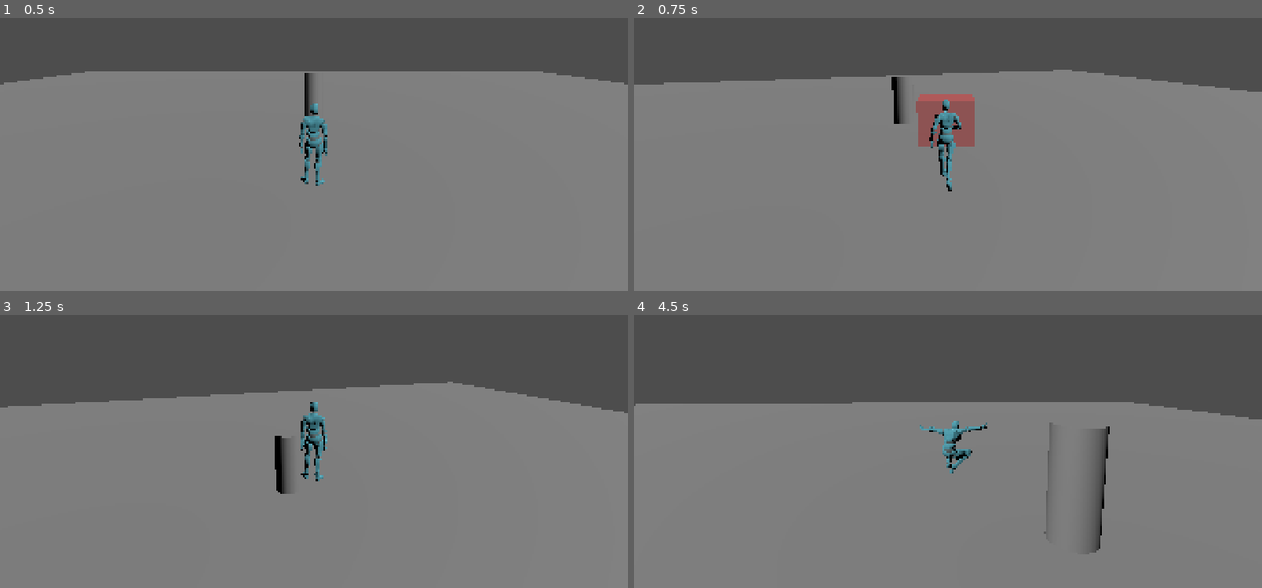
Above: before the commit, frames 1-4 (two rows, left to right).
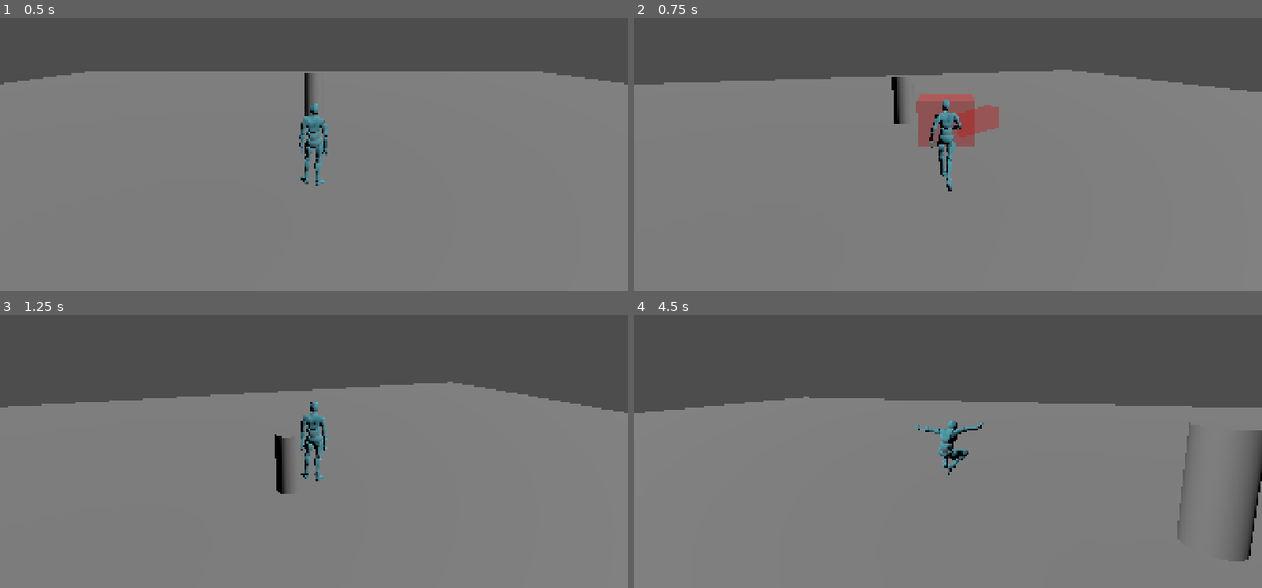
Above: after the commit, the same moments.

Repository: shroomiemies/GodscarCombatLab
Game: Godot game, scene res://scenes/tests/TestArena_Main.tscn
Same seed, same stepped clock (60 frames per second), same inputs: the game is played once before the commit and once after it.
Inputs (mouse positions are in pixels of both pictures, inside the frame that each line leads up to):
- Up to frame 1 (0.5 s): no input
- Up to frame 2 (0.75 s): tap Enter at 0.5 s; move the mouse to (979, 113) at 0.52 s; press the mouse at (979, 113) at 0.53 s; hold W (move_forward) from 0.53 s (still down)
- Up to frame 3 (1.25 s): keep holding W (move_forward); tap Space (jump) at 0.77 s
- Up to frame 4 (4.5 s): keep holding W (move_forward); move the mouse to (916, 413) at 1.27 s; release the mouse at (916, 413) at 1.28 s; tap Tab (lock_on) at 1.35 s; tap Space (jump) at 1.52, 3.02, 3.77 s; move the mouse to (960, 405) at 2.02 s; hold Shift (sprint) 2.03-2.78 s; move the mouse to (941, 416) at 2.77 s; click (941, 416) at 2.85 s; move the mouse to (991, 416) at 3.52 s; hold Tab (lock_on) 3.53-4.28 s; move the mouse to (897, 407) at 4.27 s; tap Shift (sprint) at 4.35 s

Frame 1 is identical in both runs. In frame 2, 0.6% of the frame differs, in the area x 51-59%, y 31-44%; in frame 3, less than 0.1%; in frame 4, 4.0%, in the area x 0-100%, y 29-91%.

Commit message:
Add swept weapon trace debug visualization

Diff:
--- a/combat/attacks/sword/sword_basic_01.tres
+++ b/combat/attacks/sword/sword_basic_01.tres
@@ -3,13 +3,18 @@
 [ext_resource type="Script" uid="uid://c42vo4ptgbva7" path="res://scripts/combat/data/AttackData.gd" id="1_dcgc0"]
 [ext_resource type="Script" uid="uid://2capoepq10aa" path="res://scripts/combat/data/HitVolumeData.gd" id="1_e3ngp"]
 [ext_resource type="Resource" uid="uid://c34mx8o0eon3d" path="res://combat/hit_volumes/sword/sword_basic_01_box.tres" id="2_ru8kh"]
+[ext_resource type="Script" uid="uid://d18uxhhjg74nc" path="res://scripts/combat/data/WeaponTraceData.gd" id="4_y6mbx"]
+[ext_resource type="Resource" uid="uid://prp5642h544" path="res://combat/weapon_traces/sword/sword_basic_01_trace.tres" id="5_0dy61"]
 
 [resource]
 script = ExtResource("1_dcgc0")
 attack_id = &"sword_basic_01"
+active_duration = 0.5
+recovery_duration = 0.3
 movement_lock_strength = 0.8
 local_displacement = Vector3(-0.8, 0, -0.1)
 displacement_start_time = 0.18
 displacement_end_time = 0.5
 hit_volumes = Array[ExtResource("1_e3ngp")]([ExtResource("2_ru8kh")])
+weapon_traces = Array[ExtResource("4_y6mbx")]([ExtResource("5_0dy61")])
 metadata/_custom_type_script = "uid://c42vo4ptgbva7"
--- /dev/null
+++ b/combat/weapon_traces/sword/sword_basic_01_trace.tres
@@ -0,0 +1,7 @@
+[gd_resource type="Resource" script_class="WeaponTraceData" format=3 uid="uid://prp5642h544"]
+
+[ext_resource type="Script" uid="uid://d18uxhhjg74nc" path="res://scripts/combat/data/WeaponTraceData.gd" id="1_x6spg"]
+
+[resource]
+script = ExtResource("1_x6spg")
+metadata/_custom_type_script = "uid://d18uxhhjg74nc"
--- a/scripts/combat/CombatController.gd
+++ b/scripts/combat/CombatController.gd
@@ -51,6 +51,9 @@
 	current_attack = attack_data
 	attack_time = 0.0
 	combat_state = CombatState.STARTUP
+
+	if hitbox_emitter != null:
+		hitbox_emitter.begin_attack_trace()
 
 	print("Attack started: ", current_attack.attack_id)
 	attack_started.emit(current_attack)
@@ -166,7 +169,7 @@
 	if hitbox_emitter == null:
 		return
 
-	hitbox_emitter.show_hit_volumes(current_attack, attack_time)
+	hitbox_emitter.show_attack_debug(current_attack, attack_time)
 
 func _clear_hitboxes() -> void:
 	if hitbox_emitter == null:
--- a/scripts/combat/data/AttackData.gd
+++ b/scripts/combat/data/AttackData.gd
@@ -24,3 +24,6 @@
 
 @export_group("Hit Volumes")
 @export var hit_volumes: Array[HitVolumeData] = []
+
+@export_group("Weapon Traces")
+@export var weapon_traces: Array[WeaponTraceData] = []
--- /dev/null
+++ b/scripts/combat/data/WeaponTraceData.gd
@@ -0,0 +1,25 @@
+class_name WeaponTraceData
+extends Resource
+
+@export_group("Timing")
+@export var start_time: float = 0.18
+@export var end_time: float = 0.36
+@export_range(1, 16, 1) var sample_count: int = 6
+
+@export_group("Arc Shape")
+@export var inner_radius: float = 0.35
+@export var outer_radius: float = 1.35
+@export var height: float = 1.1
+@export var vertical_thickness: float = 0.45
+
+@export_group("Arc Angles")
+@export var start_angle_degrees: float = 55.0
+@export var end_angle_degrees: float = -55.0
+
+@export_group("Local Transform")
+@export var local_position: Vector3 = Vector3.ZERO
+@export var local_rotation_degrees: Vector3 = Vector3.ZERO
+
+@export_group("Debug")
+@export var debug_visible: bool = true
+@export var debug_linger_time: float = 0.15
--- a/scripts/hit_detection/HitboxEmitter.gd
+++ b/scripts/hit_detection/HitboxEmitter.gd
@@ -2,8 +2,23 @@
 extends Node3D
 
 @export var debug_material: Material
+@export var linger_debug_material: Material
 
 var active_debug_meshes: Array[Node3D] = []
+var lingering_debug_meshes: Array[Node3D] = []
+
+var previous_attack_time: float = 0.0
+var previous_global_transform: Transform3D
+var has_previous_trace_sample: bool = false
+
+func _ready() -> void:
+	previous_global_transform = global_transform
+
+func begin_attack_trace() -> void:
+	clear_debug_hitboxes()
+	previous_attack_time = 0.0
+	previous_global_transform = global_transform
+	has_previous_trace_sample = false
 
 func clear_debug_hitboxes() -> void:
 	for mesh in active_debug_meshes:
@@ -12,12 +27,30 @@
 
 	active_debug_meshes.clear()
 
-func show_hit_volumes(attack_data: AttackData, attack_time: float) -> void:
+func clear_all_debug_hitboxes() -> void:
 	clear_debug_hitboxes()
 
+	for mesh in lingering_debug_meshes:
+		if is_instance_valid(mesh):
+			mesh.queue_free()
+
+	lingering_debug_meshes.clear()
+
+func show_attack_debug(attack_data: AttackData, attack_time: float) -> void:
+	clear_debug_hitboxes()
+
 	if attack_data == null:
-		return
-
+		has_previous_trace_sample = false
+		return
+
+	_show_simple_hit_volumes(attack_data, attack_time)
+	_show_weapon_traces(attack_data, attack_time)
+
+	previous_attack_time = attack_time
+	previous_global_transform = global_transform
+	has_previous_trace_sample = true
+
+func _show_simple_hit_volumes(attack_data: AttackData, attack_time: float) -> void:
 	for hit_volume in attack_data.hit_volumes:
 		if hit_volume == null:
 			continue
@@ -28,9 +61,9 @@
 		if attack_time > hit_volume.end_time:
 			continue
 
-		_spawn_debug_mesh(hit_volume)
-
-func _spawn_debug_mesh(hit_volume: HitVolumeData) -> void:
+		_spawn_simple_debug_mesh(hit_volume)
+
+func _spawn_simple_debug_mesh(hit_volume: HitVolumeData) -> void:
 	if not hit_volume.debug_visible:
 		return
 
@@ -63,3 +96,206 @@
 	mesh_instance.rotation_degrees = hit_volume.local_rotation_degrees
 
 	active_debug_meshes.append(mesh_instance)
+
+func _show_weapon_traces(attack_data: AttackData, attack_time: float) -> void:
+	if not has_previous_trace_sample:
+		return
+
+	for trace in attack_data.weapon_traces:
+		if trace == null:
+			continue
+
+		if not trace.debug_visible:
+			continue
+
+		_show_weapon_trace(trace, previous_attack_time, attack_time, previous_global_transform, global_transform)
+
+func _show_weapon_trace(
+	trace: WeaponTraceData,
+	from_attack_time: float,
+	to_attack_time: float,
+	from_transform: Transform3D,
+	to_transform: Transform3D
+) -> void:
+	if to_attack_time <= trace.start_time:
+		return
+
+	if from_attack_time >= trace.end_time:
+		return
+
+	var clamped_from_time :float = clamp(from_attack_time, trace.start_time, trace.end_time)
+	var clamped_to_time :float = clamp(to_attack_time, trace.start_time, trace.end_time)
+
+	if clamped_to_time <= clamped_from_time:
+		return
+
+	var trace_duration := trace.end_time - trace.start_time
+
+	if trace_duration <= 0.0:
+		return
+
+	var from_t := (clamped_from_time - trace.start_time) / trace_duration
+	var to_t := (clamped_to_time - trace.start_time) / trace_duration
+
+	var subsegment_count := _get_subsegment_count(trace, from_t, to_t)
+
+	for i in range(subsegment_count):
+		var segment_from_t :float = lerp(from_t, to_t, float(i) / float(subsegment_count))
+		var segment_to_t :float = lerp(from_t, to_t, float(i + 1) / float(subsegment_count))
+
+		var segment_from_transform := _interpolate_transform(from_transform, to_transform, float(i) / float(subsegment_count))
+		var segment_to_transform := _interpolate_transform(from_transform, to_transform, float(i + 1) / float(subsegment_count))
+
+		var points := _build_swept_trace_points(
+			trace,
+			segment_from_t,
+			segment_to_t,
+			segment_from_transform,
+			segment_to_transform
+		)
+
+		_spawn_swept_trace_debug_mesh(points, trace.debug_linger_time)
+
+func _get_subsegment_count(trace: WeaponTraceData, from_t: float, to_t: float) -> int:
+	var crossed_fraction :float = abs(to_t - from_t)
+	var count := ceili(float(trace.sample_count) * crossed_fraction)
+	return maxi(count, 1)
+
+func _interpolate_transform(from_transform: Transform3D, to_transform: Transform3D, weight: float) -> Transform3D:
+	var from_quat := from_transform.basis.get_rotation_quaternion()
+	var to_quat := to_transform.basis.get_rotation_quaternion()
+
+	var blended_quat := from_quat.slerp(to_quat, weight)
+	var blended_basis := Basis(blended_quat)
+
+	var blended_origin := from_transform.origin.lerp(to_transform.origin, weight)
+
+	return Transform3D(blended_basis, blended_origin)
+
+func _build_swept_trace_points(
+	trace: WeaponTraceData,
+	from_t: float,
+	to_t: float,
+	from_transform: Transform3D,
+	to_transform: Transform3D
+) -> PackedVector3Array:
+	var from_points := _get_trace_sample_points(trace, from_t, from_transform)
+	var to_points := _get_trace_sample_points(trace, to_t, to_transform)
+
+	var points := PackedVector3Array()
+
+	for point in from_points:
+		points.append(point)
+
+	for point in to_points:
+		points.append(point)
+
+	return points
+
+func _get_trace_sample_points(
+	trace: WeaponTraceData,
+	normalized_time: float,
+	base_transform: Transform3D
+) -> Array[Vector3]:
+	var local_transform := Transform3D(
+		Basis.from_euler(Vector3(
+			deg_to_rad(trace.local_rotation_degrees.x),
+			deg_to_rad(trace.local_rotation_degrees.y),
+			deg_to_rad(trace.local_rotation_degrees.z)
+		)),
+		trace.local_position
+	)
+
+	var combined_transform := base_transform * local_transform
+
+	var angle :float = lerp(deg_to_rad(trace.start_angle_degrees)
+		,deg_to_rad(trace.end_angle_degrees),
+		normalized_time
+	)
+
+	var direction := Vector3(sin(angle), 0.0, -cos(angle)).normalized()
+
+	var inner_center := direction * trace.inner_radius
+	var outer_center := direction * trace.outer_radius
+
+	var lower_y := trace.height - trace.vertical_thickness * 0.5
+	var upper_y := trace.height + trace.vertical_thickness * 0.5
+
+	var inner_lower := inner_center + Vector3(0.0, lower_y, 0.0)
+	var inner_upper := inner_center + Vector3(0.0, upper_y, 0.0)
+	var outer_lower := outer_center + Vector3(0.0, lower_y, 0.0)
+	var outer_upper := outer_center + Vector3(0.0, upper_y, 0.0)
+
+	return [
+		combined_transform * inner_lower,
+		combined_transform * inner_upper,
+		combined_transform * outer_lower,
+		combined_transform * outer_upper,
+	]
+
+func _spawn_swept_trace_debug_mesh(points: PackedVector3Array, linger_time: float) -> void:
+	if points.size() != 8:
+		return
+
+	var mesh_instance := MeshInstance3D.new()
+	mesh_instance.name = "DebugSweptTrace"
+
+	var array_mesh := ArrayMesh.new()
+	var arrays := []
+	arrays.resize(Mesh.ARRAY_MAX)
+
+	var vertices := PackedVector3Array()
+	var indices := PackedInt32Array()
+
+	for point in points:
+		vertices.append(point)
+
+	# Points:
+	# 0 previous inner lower
+	# 1 previous inner upper
+	# 2 previous outer lower
+	# 3 previous outer upper
+	# 4 current inner lower
+	# 5 current inner upper
+	# 6 current outer lower
+	# 7 current outer upper
+
+	# Six quad faces, two triangles each.
+	_add_quad_indices(indices, 0, 2, 3, 1) # previous sample face
+	_add_quad_indices(indices, 4, 5, 7, 6) # current sample face
+	_add_quad_indices(indices, 0, 1, 5, 4) # inner side
+	_add_quad_indices(indices, 2, 6, 7, 3) # outer side
+	_add_quad_indices(indices, 1, 3, 7, 5) # top
+	_add_quad_indices(indices, 0, 4, 6, 2) # bottom
+
+	arrays[Mesh.ARRAY_VERTEX] = vertices
+	arrays[Mesh.ARRAY_INDEX] = indices
+
+	array_mesh.add_surface_from_arrays(Mesh.PRIMITIVE_TRIANGLES, arrays)
+	mesh_instance.mesh = array_mesh
+
+	if debug_material != null:
+		mesh_instance.material_override = debug_material
+
+	# Important:
+	# Points are already world-space, so add this under the scene root
+	# rather than under the moving HitboxEmitter.
+	get_tree().current_scene.add_child(mesh_instance)
+
+	active_debug_meshes.append(mesh_instance)
+
+	if linger_time > 0.0:
+		var timer := get_tree().create_timer(linger_time)
+		timer.timeout.connect(func() -> void:
+			if is_instance_valid(mesh_instance):
+				mesh_instance.queue_free()
+		)
+
+func _add_quad_indices(indices: PackedInt32Array, a: int, b: int, c: int, d: int) -> void:
+	indices.append(a)
+	indices.append(b)
+	indices.append(c)
+
+	indices.append(a)
+	indices.append(c)
+	indices.append(d)
Not shown, added: scripts/combat/data/WeaponTraceData.gd.uid
